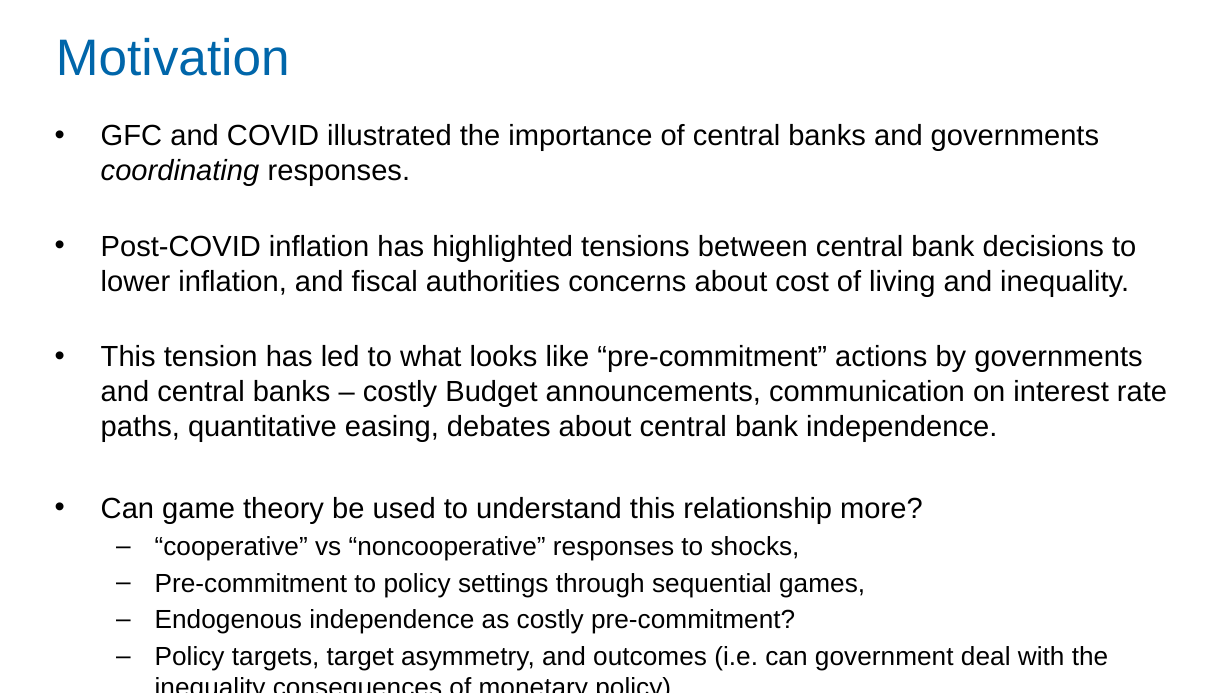
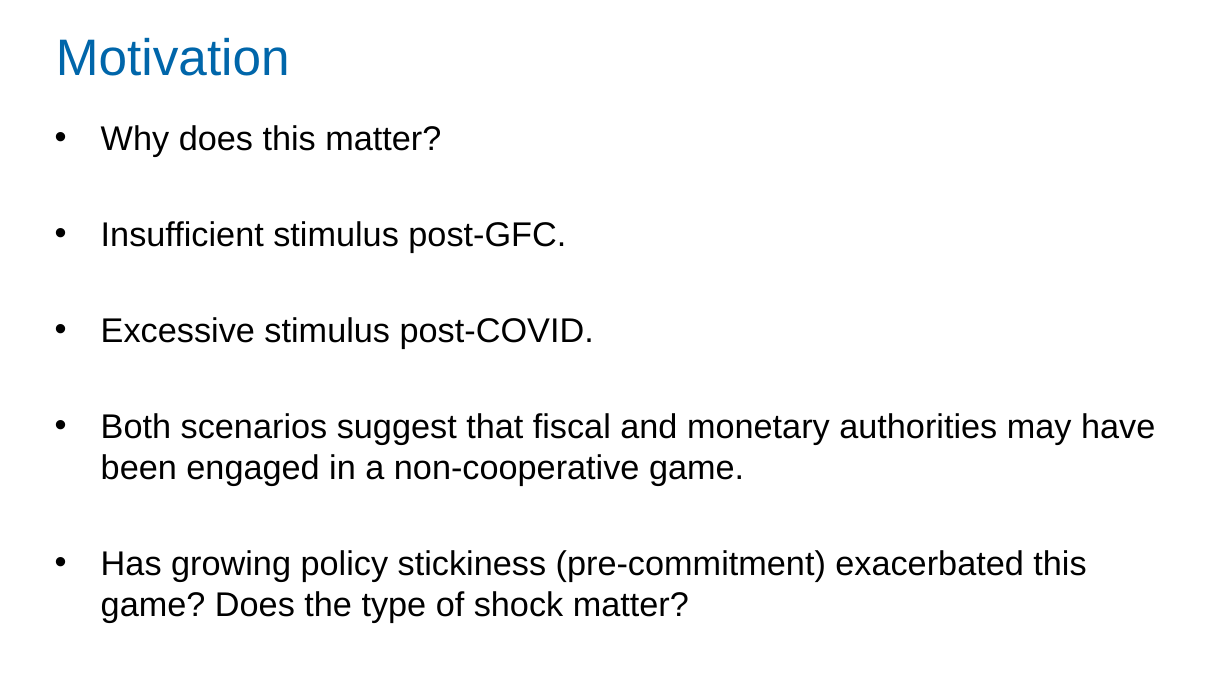
Before and after one commit to Zjub/TVHENZ, a slide deck: slide 3 of MF coordination/SI_game/Monetary and Fiscal Policy Coordination.pptx. Drawn at 1232x693 pixels with LibreOffice and Linux fonts; fonts in the diff are those of the drawing. Boxes give left, top, right and bottom in pixels: in the first picture for what was removed or moved away, otherwise in the second. Text is boxed around its words. In the diff, an @@ line names an element or a change of style, - is before the commit and + after.

```diff
--- a/MF coordination/SI_game/Monetary and Fiscal Policy Coordination.pptx
+++ b/MF coordination/SI_game/Monetary and Fiscal Policy Coordination.pptx
@@ text at (101,125,1155,622): text changed; size 17 to 20 pt @@
-• GFC and COVID illustrated the importance of central banks and governments coordinating responses.
-• Post-COVID inflation has highlighted tensions between central bank decisions to lower inflation, and fiscal authorities concerns about cost of living and inequality.
-• This tension has led to what looks like “pre-commitment” actions by governments and central banks – costly Budget announcements, communication on interest rate paths, quantitative easing, debates about central bank independence.
-• Can game theory be used to understand this relationship more?
-  – “cooperative” vs “noncooperative” responses to shocks,
-  – Pre-commitment to policy settings through sequential games,
-  – Endogenous independence as costly pre-commitment?
-  – Policy targets, target asymmetry, and outcomes (i.e. can government deal with the inequality consequences of monetary policy).
+• Why does this matter?
+• Insufficient stimulus post-GFC.
+• Excessive stimulus post-COVID.
+• Both scenarios suggest that fiscal and monetary authorities may have been engaged in a non-cooperative game.
+• Has growing policy stickiness (pre-commitment) exacerbated this game? Does the type of shock matter?
```
Also in this commit, not shown: 1 slide added.
